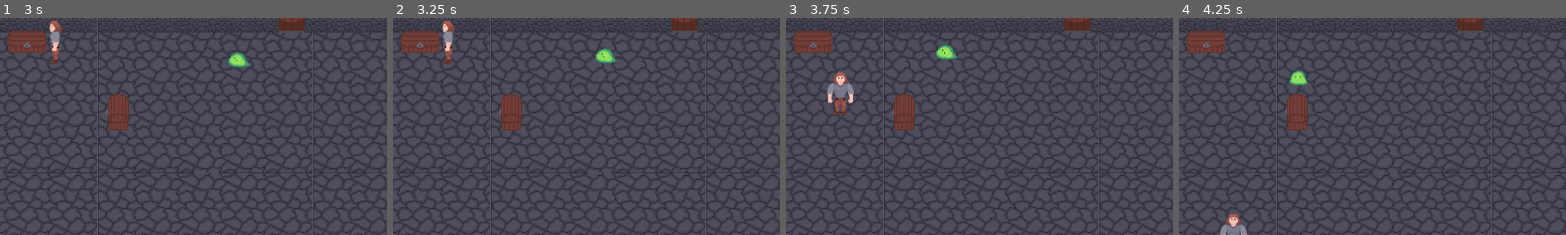
Above: before the commit, frames 1-4 (left to right).
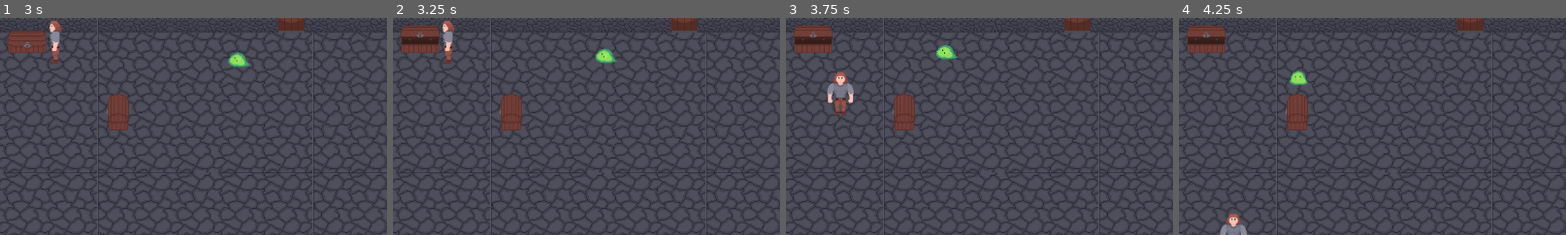
Above: after the commit, the same moments.

Repository: EsderJ10/proyecto-lqs
Game: Godot game, scene res://Scenes/test_room.tscn
The game is run twice, just before and just after one commit, with the same random seed, the same clock (stepped at 60 frames per second) and the same inputs.
Inputs (mouse positions are % of the whole screen's width and height, from its top left):
- Up to frame 1 (3 s): move the mouse to (45, 70) at 0.52 s; hold Up (move_up) 0.53-2.03 s; tap E (open_chest) at 0.6, 1.35, 2.3 s; move the mouse to (80, 65) at 1.27 s; move the mouse to (20, 35) at 2.02 s; hold Left (move_left) from 2.03 s (still down); click (20, 35) at 2.1 s; move the mouse to (55, 50) at 2.77 s; tap Space (player_dash) at 2.85 s
- Up to frame 2 (3.25 s): keep holding Left (move_left); tap E (open_chest) at 3.05 s
- Up to frame 3 (3.75 s): tap Enter at 3.5 s; move the mouse to (35, 25) at 3.52 s; release Left (move_left) at 3.53 s; hold Down (move_down) from 3.53 s (still down); tap E (open_chest) at 3.6 s
- Up to frame 4 (4.25 s): keep holding Down (move_down)
The pictures show only the part of the screen within x 15-65%, y 6-56%; the shares and areas given below are measured in that part.

Frame 1 is identical in both runs. In frame 2, 0.7% of the frame differs, in the area x 2-13%, y 3-14%; in frame 3, 0.7%; in frame 4, 0.7%.

Commit message:
Reorganized code & improved handling of perspectives #19

Diff:
--- a/Scenes/test_room.tscn
+++ b/Scenes/test_room.tscn
@@ -985,11 +985,11 @@
 
 [node name="Chest" parent="." instance=ExtResource("5_3tvqv")]
 position = Vector2(40, 180)
-chest_perspective = "Right"
+chest_perspective = 2
 
 [node name="Chest2" parent="." instance=ExtResource("5_3tvqv")]
 position = Vector2(212, 80)
 
 [node name="Chest3" parent="." instance=ExtResource("5_3tvqv")]
 position = Vector2(347, 181)
-chest_perspective = "Left"
+chest_perspective = 1
--- a/Scripts/Interactions/chest.gd
+++ b/Scripts/Interactions/chest.gd
@@ -1,7 +1,17 @@
 extends StaticBody2D
+class_name Chest
+
+# Signals
+signal chest_opened(chest_position)
+
+enum ChestPerspective {
+	FRONT,
+	LEFT,
+	RIGHT
+}
 
 # Parameters
-@export_enum("Front", "Left", "Right") var chest_perspective: String = "Front"
+@export var chest_perspective: ChestPerspective = ChestPerspective.FRONT
 @export var interaction_distance: float = 53.0
 
 # Nodes references
@@ -15,70 +25,82 @@
 var player_in_range: bool = false
 var player: Node2D = null
 
-# Dimensions for different perspectives
-const FRONT_COLLISION_SIZE: Vector2 = Vector2(58, 33)
-const SIDE_COLLISION_SIZE: Vector2 = Vector2(31, 54)
-const FRONT_INTERACTION_SIZE: Vector2 = Vector2(65, 35)
-const SIDE_INTERACTION_SIZE: Vector2 = Vector2(35, 65)
+# Constants for collision and interaction shapes
+const DIMENSIONS = {
+	ChestPerspective.FRONT: {
+		"collision": Vector2(58, 33),
+		"interaction": Vector2(65, 35),
+		"offset": Vector2.ZERO
+	},
+	ChestPerspective.LEFT: {
+		"collision": Vector2(31, 54),
+		"interaction": Vector2(35, 65),
+		"offset": Vector2(-4, 0)
+	},
+	ChestPerspective.RIGHT: {
+		"collision": Vector2(31, 54),
+		"interaction": Vector2(35, 65),
+		"offset": Vector2(4, 0)
+	}
+}
 
 func _ready() -> void:
+	create_unique_shapes()
+	initialize_chest()
+
+func _process(delta: float) -> void:
+	if player_in_range and player and Input.is_action_just_pressed("open_chest") and not is_open:
+		open_chest()
+
+func create_unique_shapes() -> void:
+	# Prevent shared resources from chests
+	collision_shape.shape = RectangleShape2D.new()
+	interaction_shape.shape = RectangleShape2D.new()
+
+func initialize_chest() -> void:
 	is_open = false
-	# Create unique shape resources for this instance
-	create_unique_shapes()
-	# Apply the correct perspective
 	update_chest_appearance()
 
-func create_unique_shapes() -> void:
-	# Create a new unique RectangleShape2D for collision
-	var new_collision_shape = RectangleShape2D.new()
-	collision_shape.shape = new_collision_shape
+func update_chest_appearance() -> void:
+	var state = "closed" if not is_open else "open"
+	var animation_name = _get_perspective_name() + "_" + state
 
-	# Create a new unique RectangleShape2D for interaction
-	var new_interaction_shape = RectangleShape2D.new()
-	interaction_shape.shape = new_interaction_shape
-
-func _process(delta: float) -> void:
-	if player_in_range and player and Input.is_action_just_pressed("open_chest"):
-		open_chest()
-
-func update_chest_appearance() -> void:
-	var state = "closed"
-	if is_open:
-		state = "open"
-
-	var animation_name = chest_perspective.to_lower() + "_" + state
-	animated_sprite.play(animation_name)
+	if animated_sprite.sprite_frames.has_animation(animation_name):
+		animated_sprite.play(animation_name)
+	else:
+		push_warning("CHEST: Missing animation '%s'" % animation_name)
+		# Fallback to a default animation if available
+		if animated_sprite.sprite_frames.has_animation("front_closed"):
+			animated_sprite.play("front_closed")
 
 	update_shapes()
 
+func _get_perspective_name() -> String:
+	match chest_perspective:
+		ChestPerspective.FRONT:
+			return "front"
+		ChestPerspective.LEFT:
+			return "left"
+		ChestPerspective.RIGHT:
+			return "right"
+		_:
+			return "front" # Default fallback
+
 func update_shapes() -> void:
 	var collision_rect_shape = collision_shape.shape as RectangleShape2D
-
-	if collision_rect_shape:
-		match chest_perspective:
-			"Front":
-				collision_rect_shape.size = FRONT_COLLISION_SIZE
-				collision_shape.position = Vector2(0, 0)
-			"Left":
-				collision_rect_shape.size = SIDE_COLLISION_SIZE
-				collision_shape.position = Vector2(-4, 0)
-			"Right":
-				collision_rect_shape.size = SIDE_COLLISION_SIZE
-				collision_shape.position = Vector2(4, 0)
-
 	var interaction_rect_shape = interaction_shape.shape as RectangleShape2D
 
-	if interaction_rect_shape:
-		match chest_perspective:
-			"Front":
-				interaction_rect_shape.size = FRONT_INTERACTION_SIZE
-				interaction_shape.position = Vector2(0, 0)
-			"Left":
-				interaction_rect_shape.size = SIDE_INTERACTION_SIZE
-				interaction_shape.position = Vector2(-4, 0)
-			"Right":
-				interaction_rect_shape.size = SIDE_INTERACTION_SIZE
-				interaction_shape.position = Vector2(4, 0)
+	if not collision_rect_shape or not interaction_rect_shape:
+		push_error("CHEST: Shape resources not properly created")
+		return
+
+	var settings = DIMENSIONS.get(chest_perspective, DIMENSIONS[ChestPerspective.FRONT])
+
+	collision_rect_shape.size = settings["collision"]
+	collision_shape.position = settings["offset"]
+
+	interaction_rect_shape.size = settings["interaction"]
+	interaction_shape.position = settings["offset"]
 
 func open_chest() -> void:
 	if is_open:
@@ -86,25 +108,26 @@
 
 	is_open = true
 	update_chest_appearance()
+	play_open_animation()
 
-	# TODO: Implement sound effect
+	# Emit signal with chest position
+	chest_opened.emit(global_position)
 
-	# Animation
-	var tween = create_tween()
+func play_open_animation() -> void:
+	var tween = create_tween().set_ease(Tween.EASE_OUT).set_trans(Tween.TRANS_ELASTIC)
 	tween.tween_property(animated_sprite, "scale", Vector2(1.1, 1.1), 0.1)
 	tween.tween_property(animated_sprite, "scale", Vector2(1.0, 1.0), 0.1)
 
 func _on_interaction_area_body_entered(body: Node2D) -> void:
-	if body.has_method("player"):
+	if body is Player:
 		player_in_range = true
 		player = body
 
 func _on_interaction_area_body_exited(body: Node2D) -> void:
-	if body.has_method("player"):
+	if body is Player:
 		player_in_range = false
 		player = null
 
-func set_perspective(perspective: String) -> void:
-	if perspective in ["Front", "Left", "Right"]:
-		chest_perspective = perspective
-		update_chest_appearance()
+func set_perspective(perspective: ChestPerspective) -> void:
+	chest_perspective = perspective
+	update_chest_appearance()
